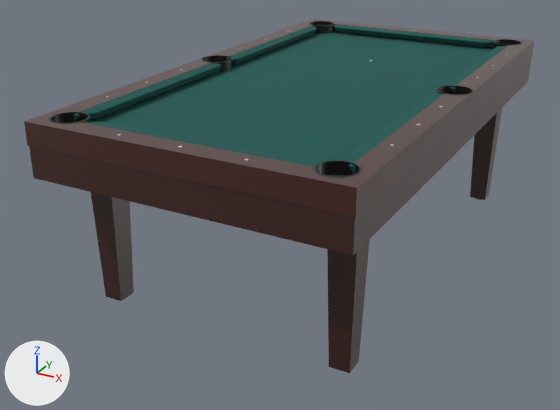
A saved change to the glTF model public/models/table-7ft.glb.
One viewpoint serves both versions: a 50 mm camera at (1.41, -2.99, 0.87) aimed at (-0.14, -0.17, -0.54). Arrows for +X, +Y and +Z are at lower left; the lights stay in place. The picture after the commit comes second. Vertices at exactly the same position are counted once.

Names of what the first picture shows: '7ft-apron', '7ft-bed', '7ft-cushion-0', '7ft-cushion-1', '7ft-cushion-2', '7ft-cushion-4', '7ft-cushion-5', '7ft-legs', '7ft-liners', '7ft-rails' and 2 more.
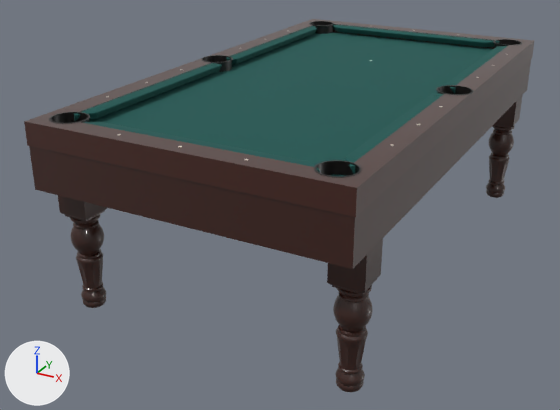
Commit message: feat(table): turn the legs, after photographs of real tables

What changed in the scene script:
```text
Change me_apron_outer_001:
    used by ob_7ft_apron; location = (0.0, 0.0, 0.0)
    remove me_apron_outer_001.from_pydata(...)  # 16 vertices, 32 faces; spans x -0.63..0.63, y -1.13..1.13, z -0.17..-0.04
    add me_apron_outer_001.from_pydata(...)  # 16 vertices, 32 faces; spans x -0.63..0.63, y -1.13..1.13, z -0.22..-0.04
    me_apron_outer_001 part 1: the whole mesh is scaled about its middle by (1, 1, 1.36), then moved by (0.0, 0.0, -0.02)
Change me_leg_0_001:
    used by ob_7ft_legs; location = (0.0, 0.0, 0.0)
    remove me_leg_0_001.from_pydata(...)  # 32 vertices, 48 faces; spans x -0.56..0.56, y -0.93..0.93, z -0.75..-0.17
    add me_leg_0_001.from_pydata(...)  # 6860 vertices, 13696 faces; spans x -0.63..0.63, y -1.02..1.02, z -0.76..-0.21
    me_leg_0_001 part 2: 7 vertices removed from x -0.56..-0.45, y -0.93..-0.82, z -0.75..-0.17; 1714 vertices added at x -0.63..-0.5, y -1.02..-0.89, z -0.76..-0.21
    me_leg_0_001 part 3: 7 vertices removed from x 0.45..0.56, y -0.93..-0.82, z -0.75..-0.17; 1714 vertices added at x 0.5..0.63, y -1.02..-0.89, z -0.76..-0.21
    me_leg_0_001 part 4: 7 vertices removed from x 0.45..0.56, y 0.82..0.93, z -0.75..-0.17; 1714 vertices added at x 0.5..0.63, y 0.89..1.02, z -0.76..-0.21
    other edits to the shape of me_leg_0_001 do not show in these pictures
```

Location of each change, (x1, y1, x2, y2) in pixels of the pictures (560 x 410 px):
'7ft-apron', rescaled (7% taller)
    before: (29, 59, 531, 255)
    after: (29, 59, 531, 269)
'7ft-legs', reshaped (13% wider, 12% taller)
    before: (91, 108, 502, 373)
    after: (58, 94, 523, 392)
part 2 of me_leg_0_001, reshaped
    before: (91, 192, 134, 301)
    after: (58, 195, 107, 308)
part 3 of me_leg_0_001, built on
    before: (327, 239, 370, 373)
    after: (327, 238, 383, 392)
part 4 of me_leg_0_001, reshaped
    before: (470, 108, 502, 200)
    after: (486, 94, 523, 198)
